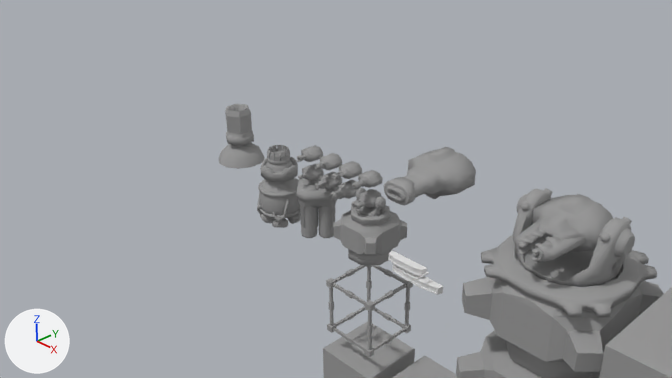
Two versions of the Blender file 3D/modules.blend, one commit apart.
Both versions are drawn from the file's camera 'Camera'. The lights are fixed; the arrows at lower left show +X, +Y and +Z.

The scene before the commit, as lines of its bpy script (objects in view):
```python
ob_cube_010 = bpy.data.objects.new('Cube.010', me_cube_011)
ob_cube_010.location = (1.46, -0.48, 0.38)
ob_gunmortar = bpy.data.objects.new('gunMortar', me_cylinder_014)
ob_gunmortar.location = (-1.2, 0.0, 1.0)
ob_gunmortar.rotation_euler = (-3.142, 0.0, 0.0)  # degrees (-180, 0, 0)
ob_gunplasma = bpy.data.objects.new('gunPlasma', me_cylinder_019)
ob_gunplasma.location = (-0.8, 0.0, 0.7)
ob_gunplasma.rotation_euler = (-3.142, 0.0, 0.0)  # degrees (-180, 0, 0)
ob_gunrail = bpy.data.objects.new('gunRail', me_cylinder_020)
ob_gunrail.location = (-0.4, 0.0, 1.0)
ob_gunrail.rotation_euler = (-3.142, 0.0, 0.0)  # degrees (-180, 0, 0)
ob_mounts_002 = bpy.data.objects.new('mountS.002', me_cylinder_011)
ob_mounts_002.location = (-1.1, 0.0, 0.72)
ob_mounts_002.rotation_euler = (0.0, -3.142, 0.0)  # degrees (0, -180, 0)
ob_mounts_002.scale = (0.739, 0.739, 0.739)
ob_railgun = bpy.data.objects.new('railGun', me_cylinder_008)
ob_railgun.location = (3.0, 0.0, 1.5)
ob_railgun.rotation_euler = (-3.142, 0.0, 0.0)  # degrees (-180, 0, 0)
ob_railgun.scale = (0.9, 0.9, 0.9)
ob_sphere = bpy.data.objects.new('Sphere', me_sphere)
ob_sphere.location = (-3.0, 0.0, 0.14)
ob_thrustersmall_001 = bpy.data.objects.new('thrusterSmall.001', me_cylinder_009)
ob_thrustersmall_001.location = (-2.0, 0.0, 0.0)
ob_thrustersmall_003 = bpy.data.objects.new('thrusterSmall.003', me_cylinder_013)
ob_thrustersmall_003.location = (-2.0, 0.0, 0.0)
# also in view: 'mountM' at (3.0, 0.0, 0.98); 'mountS.001' at (3.0, 0.0, 0.0); 'Cube.001' at (1.2, 0.0, -2.4); 'thrusterSmall' at (-2.0, 0.0, 0.62); 'plasmaCannon' at (1.2, -0.24, 1.5)
```
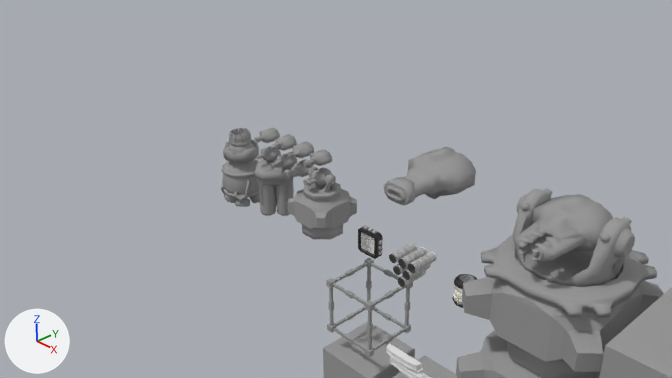
Location of each change, (x1, y1, x2, y2) in pixels of the pictures (672 x 378 px):
'mountS', moved
    before: (334, 205, 407, 265)
    after: (288, 182, 357, 239)
'mountS.002', moved
    before: (296, 178, 338, 238)
    after: (254, 158, 294, 216)
'thrusterSmall.001', moved
    before: (258, 178, 300, 218)
    after: (221, 160, 259, 198)
'Sphere', deleted
    before: (219, 104, 265, 169)
'Cube.010', moved
    before: (389, 250, 443, 295)
    after: (386, 343, 431, 378)
'Cylinder.002', added
    after: (389, 242, 437, 287)
'thrusterSmall.003', moved
    before: (257, 191, 300, 228)
    after: (221, 179, 259, 207)
'massDriver', moved
    before: (352, 170, 383, 189)
    after: (303, 150, 332, 167)
'frameS', moved
    before: (356, 188, 387, 216)
    after: (308, 167, 337, 192)
'gunRail', moved
    before: (331, 161, 362, 179)
    after: (285, 141, 314, 158)
'railgun', moved
    before: (351, 189, 381, 209)
    after: (303, 167, 332, 186)
'ionblaster', moved
    before: (330, 180, 361, 202)
    after: (283, 159, 314, 179)
'Cube.012', added
    after: (358, 226, 383, 259)
'gunIon', moved
    before: (315, 153, 342, 170)
    after: (270, 134, 297, 151)
'gunMortar', moved
    before: (297, 145, 323, 162)
    after: (254, 127, 280, 143)
'gunPlasma', moved
    before: (314, 172, 342, 190)
    after: (271, 153, 297, 169)
'gunMini', moved
    before: (298, 164, 324, 180)
    after: (256, 146, 281, 161)
'Cylinder.001', added
    after: (452, 274, 477, 308)

The change in detail:
Picture 'tex.jpg' (img_tex_jpg) is new.
Material 'tex.jpg' (mat_tex_jpg) is new.
Its texture is img_tex_jpg.
Mesh me_cylinder_017 is new.
It has 210 vertices, 224 faces and spans x -0.161..0.161, y -0.161..0.161, z -0.196..0.196.
It uses material mat_scene_jpg (picture img_scene_jpg).
Mesh me_cube_013 is new.
It has 96 vertices, 86 faces and spans x -0.217..0.217, y -0.064..0.064, z -0.217..0.217.
It uses material mat_tex_jpg (picture img_tex_jpg).
Mesh me_cylinder_021 is new.
It consists of a 12-sided cylinder along y spanning x -0.237..-0.1, y -0.215..0.215, z 0.033..0.17; a 12-sided cylinder along y spanning x -0.067..0.07, y -0.215..0.215, z 0.033..0.17; a 12-sided cylinder along y spanning x 0.104..0.239, y -0.215..0.215, z 0.034..0.169; a 12-sided cylinder along y spanning x -0.156..-0.019, y -0.215..0.215, z -0.119..0.018; a 12-sided cylinder along y spanning x 0.014..0.15, y -0.215..0.215, z -0.119..0.018; a 12-sided cylinder along y spanning x -0.066..0.069, y -0.215..0.215, z -0.27..-0.135.
It uses material mat_tex_jpg (picture img_tex_jpg).
Object 'mountS.002' (ob_mounts_002) moves from (-1.1, 0.0, 0.72) to (-2.1, 0.0, 0.72).
Object 'thrusterSmall.003' (ob_thrustersmall_003) moves from (-2.0, 0.0, 0.0) to (-3.0, 0.0, 0.0).
Object 'thrusterSmall.001' (ob_thrustersmall_001) moves from (-2.0, 0.0, 0.0) to (-3.0, 0.0, 0.0).
Object 'Cube.010' (ob_cube_010) moves from (1.46, -0.48, 0.38) to (1.46, -0.48, -1.12).
Object 'gunRail' (ob_gunrail) moves from (-0.4, 0.0, 1.0) to (-1.4, 0.0, 1.0).
Object 'gunPlasma' (ob_gunplasma) moves from (-0.8, 0.0, 0.7) to (-1.8, 0.0, 0.7).
Object 'gunMortar' (ob_gunmortar) moves from (-1.2, 0.0, 1.0) to (-2.2, 0.0, 1.0).
Object 'gunIon' (ob_gunion) moves from (-0.8, 0.0, 1.0) to (-1.8, 0.0, 1.0).
Object 'massDriver' (ob_massdriver) moves from (0.0, 0.0, 1.0) to (-1.0, 0.0, 1.0).
Object 'gunMini' (ob_gunmini) moves from (-1.2, 0.0, 0.7) to (-2.2, 0.0, 0.7).
Object 'railgun' (ob_railgun_1) moves from (0.0, 0.0, 0.7) to (-1.0, 0.0, 0.7).
Object 'ionblaster' (ob_ionblaster) moves from (-0.4, 0.0, 0.7) to (-1.4, 0.0, 0.7).
Object 'Sphere' (ob_sphere) is deleted.
Object 'frameS' (ob_frames) moves from (0.0, 0.0, 0.71) to (-1.0, 0.0, 0.71).
Object 'mountS' (ob_mounts) moves from (0.0, 0.0, 0.72) to (-1.0, 0.0, 0.72).
Object 'Cylinder.001' (ob_cylinder_001) is new; it shows me_cylinder_017.
Its location is (1.7, 0.0, 0.0).
Object 'Cube.012' (ob_cube_012) is new; it shows me_cube_013.
Its location is (0.0, 0.0, 0.0).
Object 'Cylinder.002' (ob_cylinder_002) is new; it shows me_cylinder_021.
Its location is (0.8, 0.0, 0.0).
